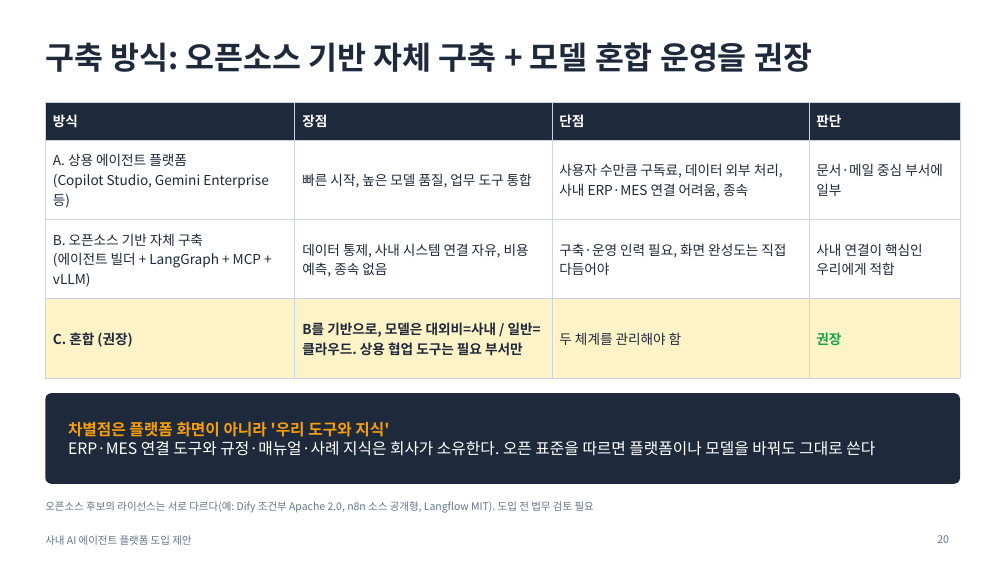
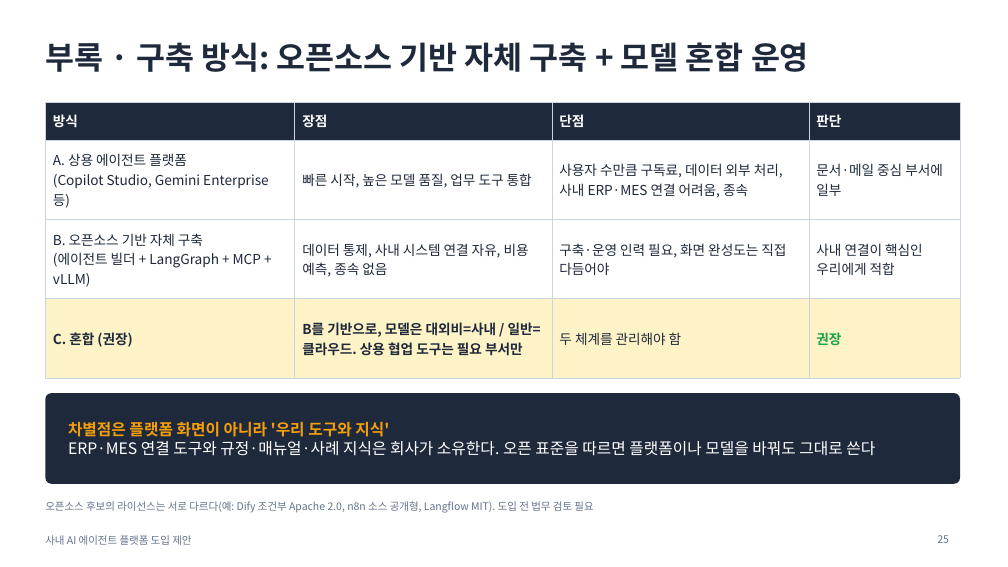
Before and after one commit to lucky-sugar-park/tech-review, a slide deck: slide 25 of proposal/ai-agent-platform-proposal-v2.pptx (slide 20 before the commit). Drawn at 1008x567 pixels with LibreOffice and Linux fonts; fonts in the diff are those of the drawing. Boxes give left, top, right and bottom in pixels: in the first picture for what was removed or moved away, otherwise in the second. Text is boxed around its words. In the diff, an @@ line names an element or a change of style, - is before the commit and + after.

```diff
--- a/proposal/ai-agent-platform-proposal-v2.pptx
+++ b/proposal/ai-agent-platform-proposal-v2.pptx
@@ title at (45, 42, 809, 72): text changed @@
-구축 방식: 오픈소스 기반 자체 구축 + 모델 혼합 운영을 권장
+부록 · 구축 방식: 오픈소스 기반 자체 구축 + 모델 혼합 운영
@@ page number at (937, 535, 949, 543): text changed @@
-20
+25
```
Also in this commit, not shown: 7 other slides changed, 3 slides added, 2 slides removed, 4 other files.
